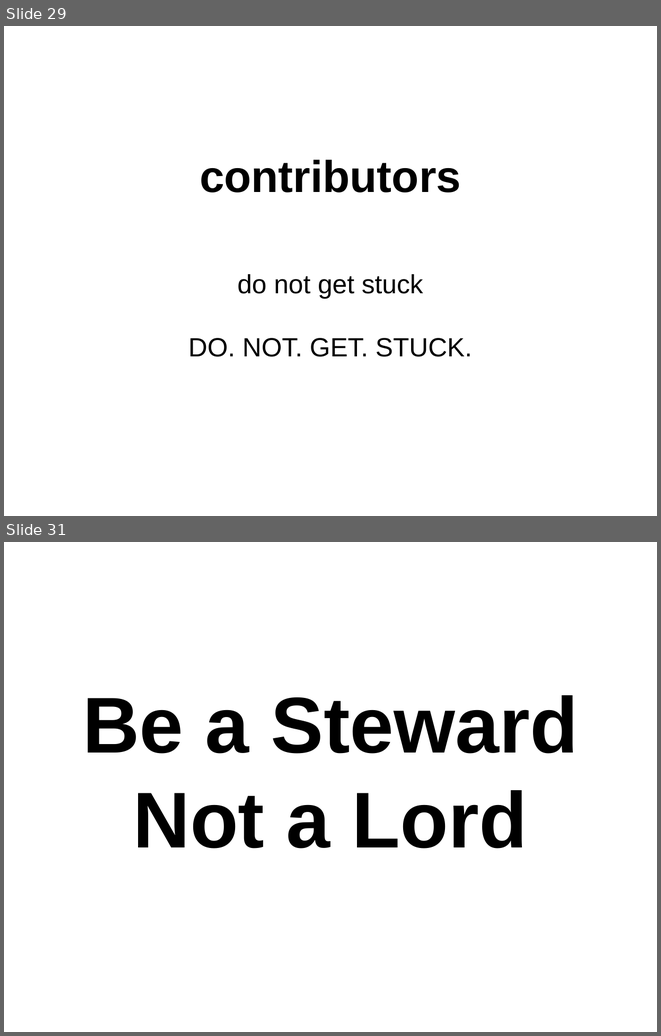
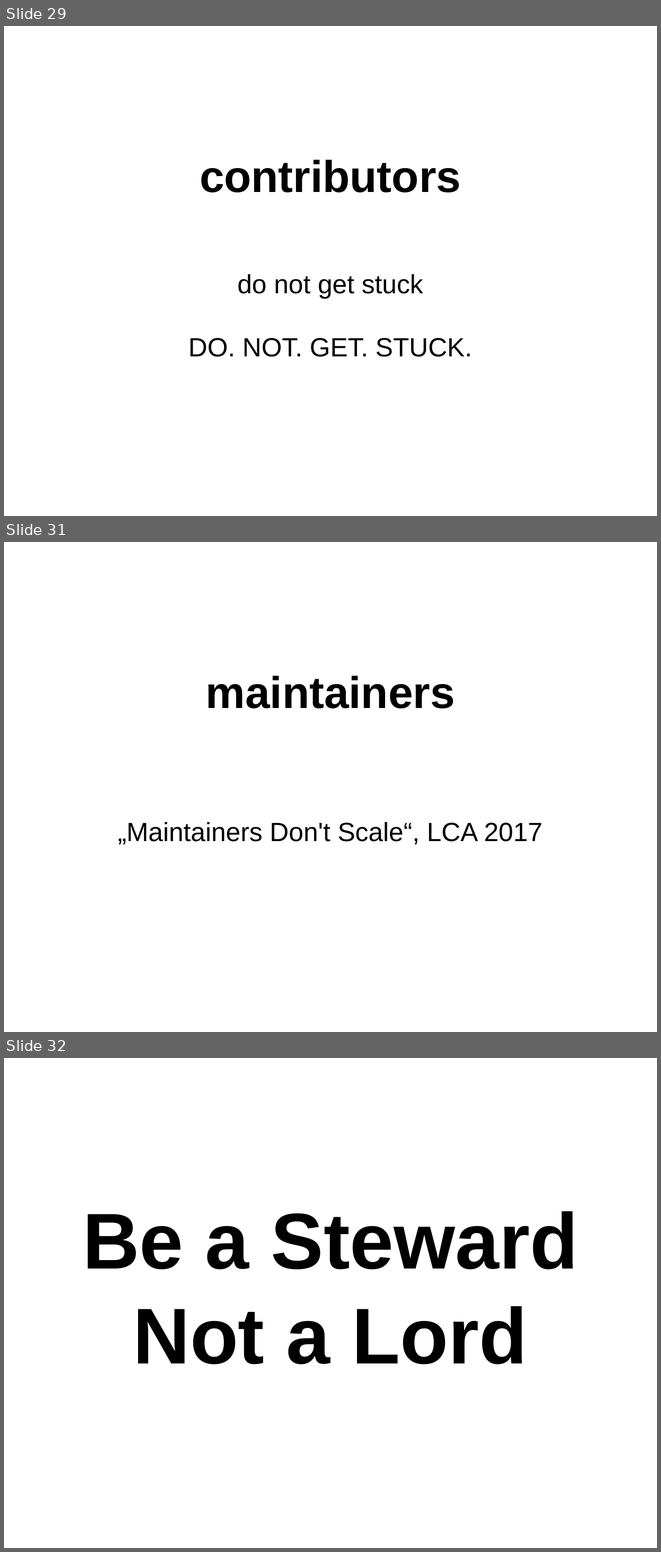
Before and after one commit to danvet/danvet.github.io, a slide deck: slides/lca-2018.odp. Shown one above the other, each under a label of ours: slides 29 and 31 before the commit, slides 29, 31 and 32 after it; the slides between them are not shown. The pictures are 661x1036 and 661x1552 pixels, drawn with LibreOffice and Linux fonts; fonts in the diff are those of the drawing. Boxes give left, top, right and bottom in pixels: in the first picture for what was removed or moved away, otherwise in the second. Text is boxed around its words. In the diff, an @@ line names an element or a change of style, - is before the commit and + after.

```diff
--- a/slides/lca-2018.odp
+++ b/slides/lca-2018.odp
@@ slide 31 added at bbox=[4, 542, 657, 1032], background #FFFFFF @@
@@ title added at bbox=[206, 676, 455, 708], 54 pt, text #000000, bold @@
+maintainers
@@ subtitle added at bbox=[118, 822, 542, 845], 32 pt, text #000000 @@
+„Maintainers Don't Scale“, LCA 2017
@@ what was slide 31 is now slide 32 @@
```
Also in this commit, not shown: 2 slides changed, 1 other slide added.
